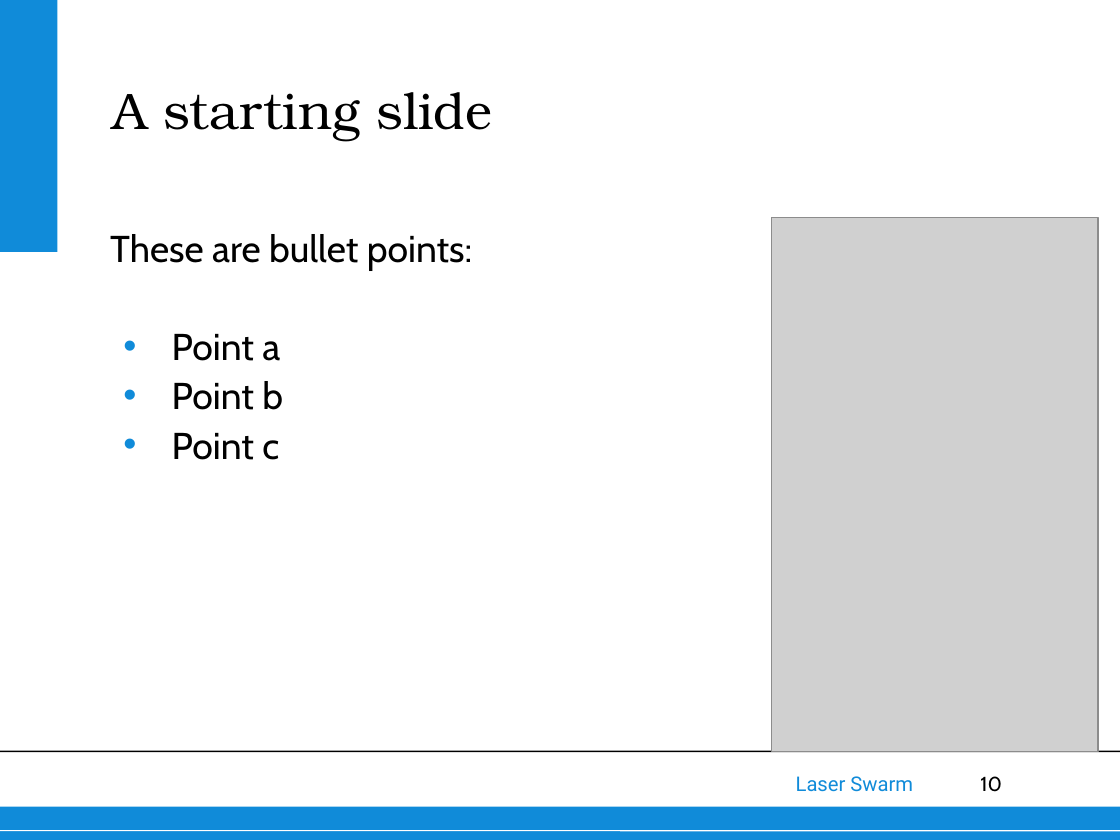
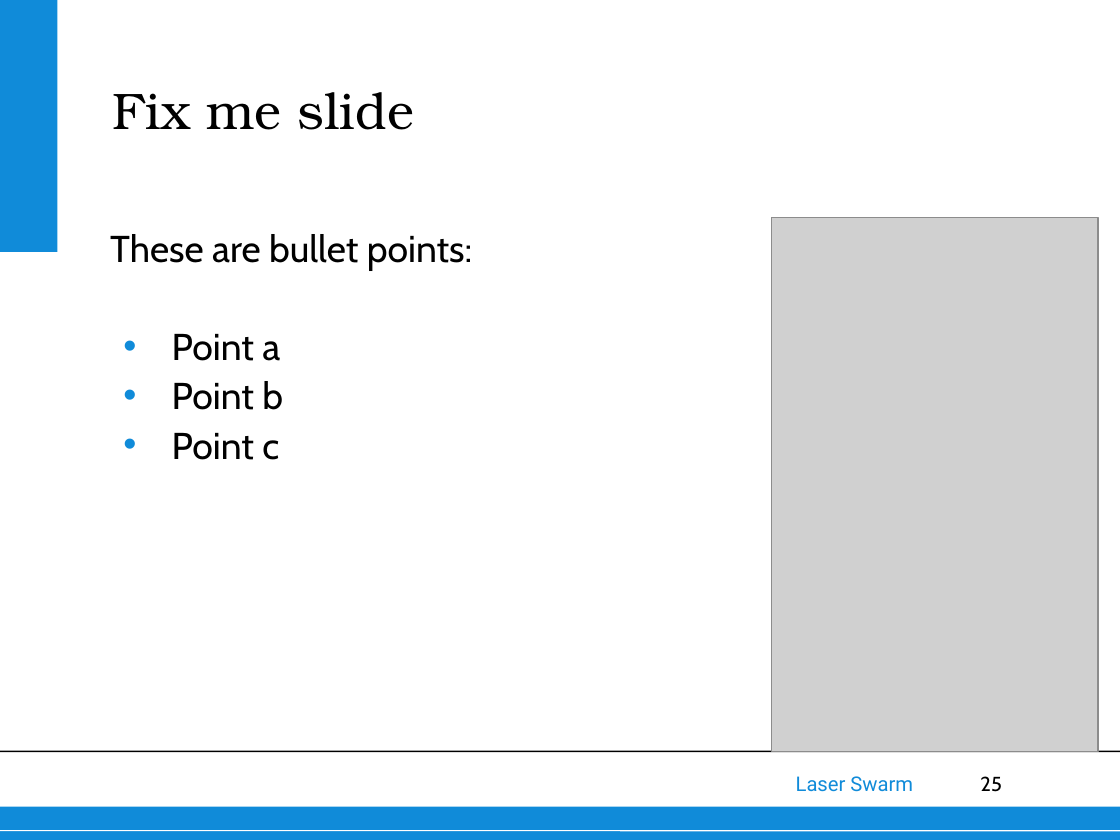
Before and after one commit to thewisenerd/laser-swarm, a slide deck: slide 25 of finalPresentation/FinalPresentation.ppt (slide 10 before the commit). Drawn at 1120x840 pixels with LibreOffice and Linux fonts; fonts in the diff are those of the drawing; grey boxes stand for pictures; background and template pictures are left out. Boxes give left, top, right and bottom in pixels: in the first picture for what was removed or moved away, otherwise in the second. Text is boxed around its words. In the diff, an @@ line names an element or a change of style, - is before the commit and + after.

```diff
--- a/finalPresentation/FinalPresentation.ppt
+++ b/finalPresentation/FinalPresentation.ppt
@@ title at [112,92,414,130]: text changed @@
-A starting slide
+Fix me slide
@@ page number at [980,776,1001,792]: text changed @@
-10
+25
```
Also in this commit, not shown: 6 other slides changed, 16 slides added, 1 slide removed.
